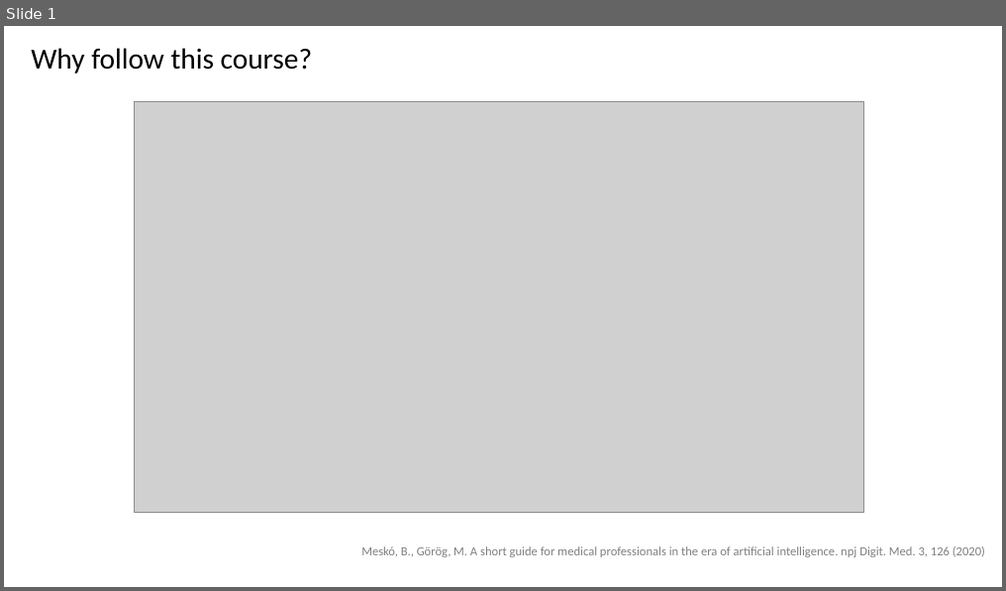
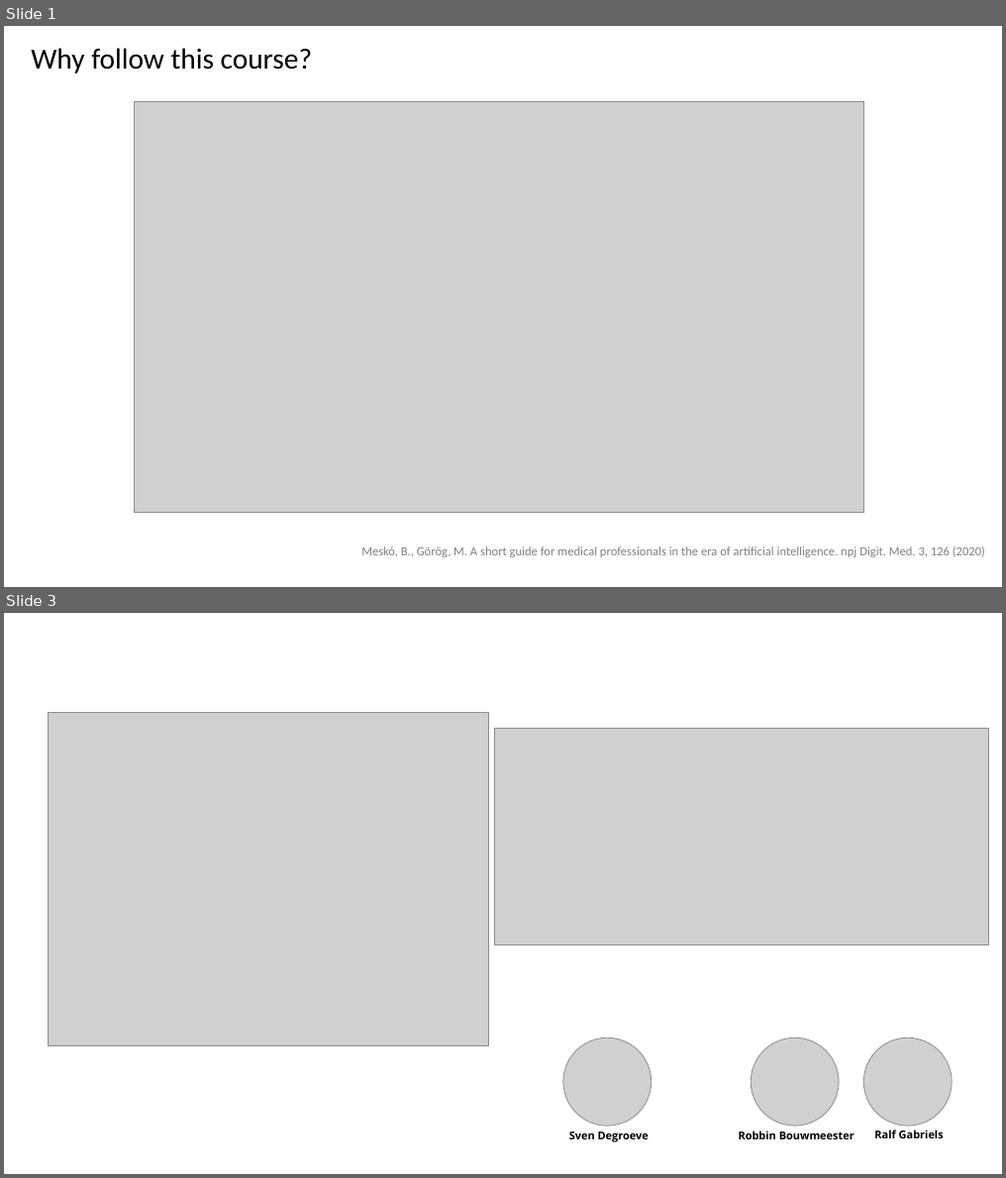
Before and after one commit to compomics/ML-course-VIB-2024, a slide deck: slides/1_introduction.pptx. Shown one above the other, each under a label of ours: slide 1 before the commit, slides 1 and 3 after it; the slides between them are not shown. The pictures are 1006x591 and 1006x1178 pixels, drawn with LibreOffice and Linux fonts; fonts in the diff are those of the drawing; grey boxes stand for pictures. Boxes give left, top, right and bottom in pixels: in the first picture for what was removed or moved away, otherwise in the second. Text is boxed around its words. In the diff, an @@ line names an element or a change of style, - is before the commit and + after.

```diff
--- a/slides/1_introduction.pptx
+++ b/slides/1_introduction.pptx
@@ slide 3 added at box(4, 613, 1002, 1174), background #FFFFFF @@
@@ picture added at box(49, 713, 489, 1047) @@
@@ picture added at box(495, 728, 988, 945) @@
@@ picture added at box(563, 1039, 651, 1127) @@
@@ picture added at box(751, 1039, 840, 1127) @@
@@ picture added at box(864, 1039, 952, 1127) @@
@@ text added at box(569, 1132, 648, 1143), 10.5 pt, text #000000, bold @@
+Sven Degroeve
@@ text added at box(739, 1131, 854, 1140), 10.5 pt, text #000000, bold @@
+Robbin Bouwmeester
@@ text added at box(874, 1130, 944, 1139), 10.5 pt, text #000000, bold @@
+Ralf Gabriels
```
Also in this commit, not shown: 3 other slides added.
